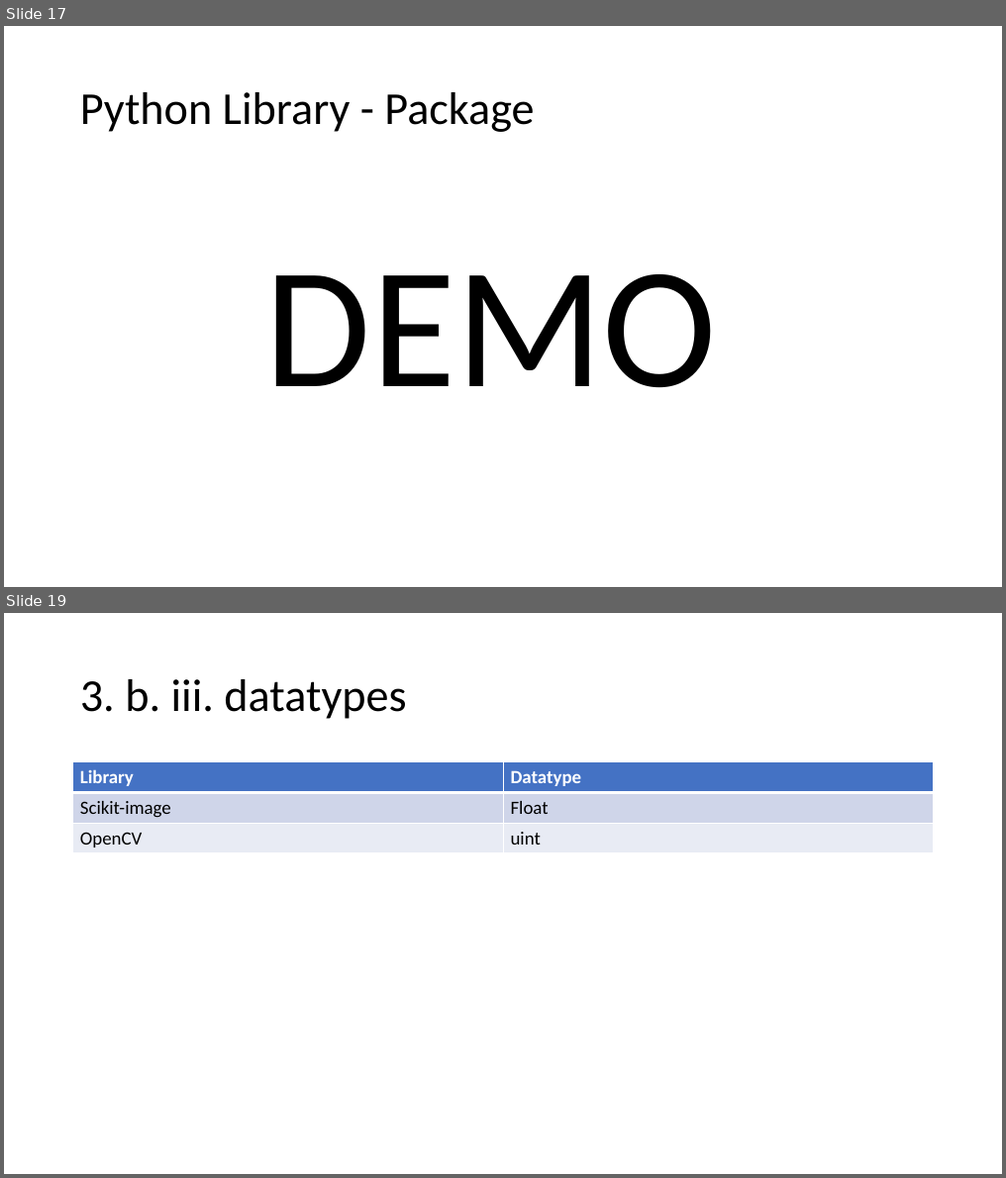
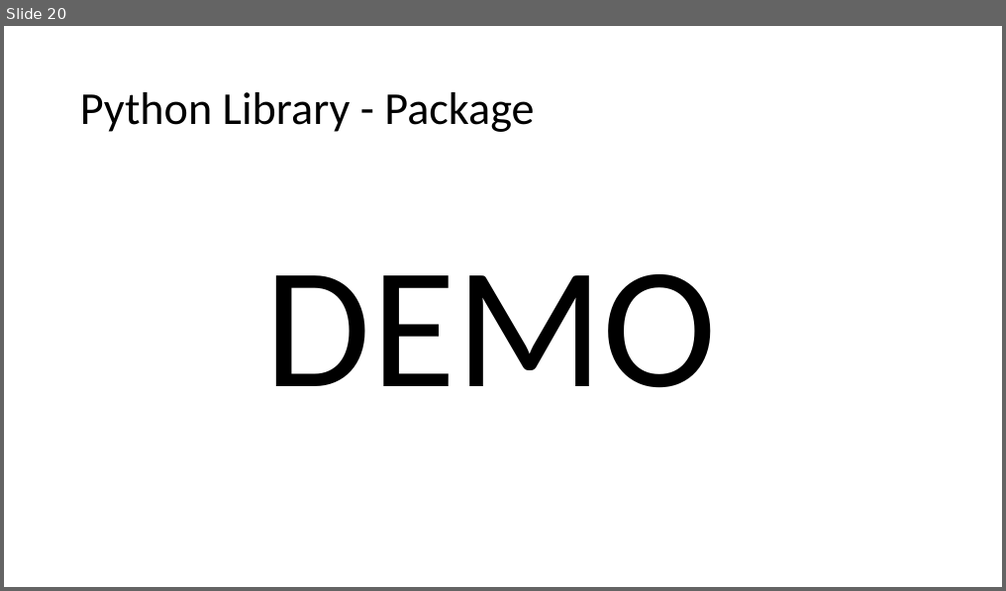
Before and after one commit to jjahanip/BIOF063, a slide deck: day_1/day_1.pptx. Shown one above the other, each under a label of ours: slides 17 and 19 before the commit, slide 20 after it; the slides between them are not shown. The pictures are 1006x1178 and 1006x591 pixels, drawn with LibreOffice and Linux fonts; fonts in the diff are those of the drawing. Boxes give left, top, right and bottom in pixels: in the first picture for what was removed or moved away, otherwise in the second. Text is boxed around its words. In the diff, an @@ line names an element or a change of style, - is before the commit and + after.

```diff
--- a/day_1/day_1.pptx
+++ b/day_1/day_1.pptx
@@ slide 19 removed at (4, 613, 1002, 1174), background #FFFFFF @@
@@ title removed at (80, 679, 406, 719) @@
-3. b. iii. datatypes
@@ table removed at (73, 762, 934, 854), 3 rows, 2 columns @@
-Library | Datatype
-Scikit-image | Float
-OpenCV | uint
@@ what was slide 17 is now slide 20 @@
```
Also in this commit, not shown: 6 slides changed, 4 slides added, 1 other slide removed, 3 other files.
